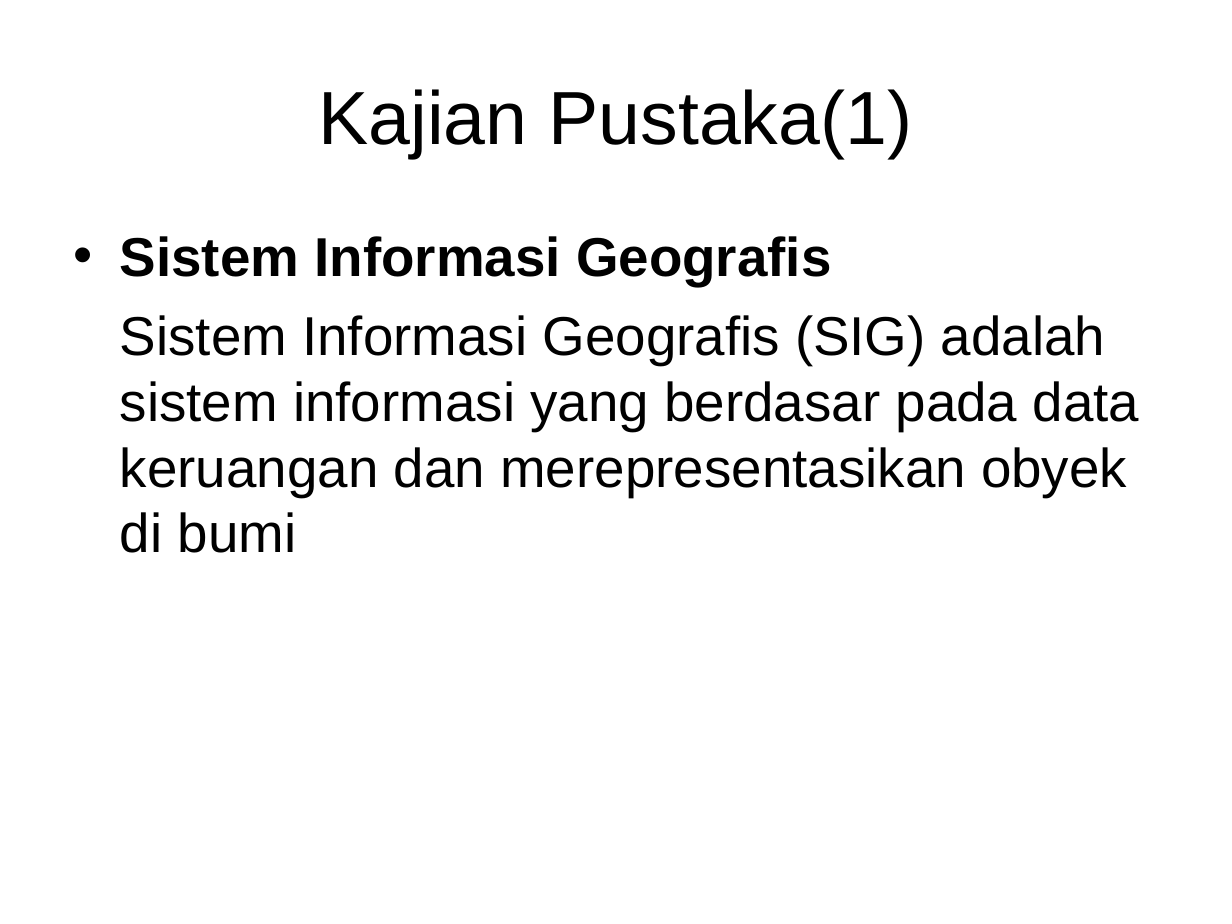
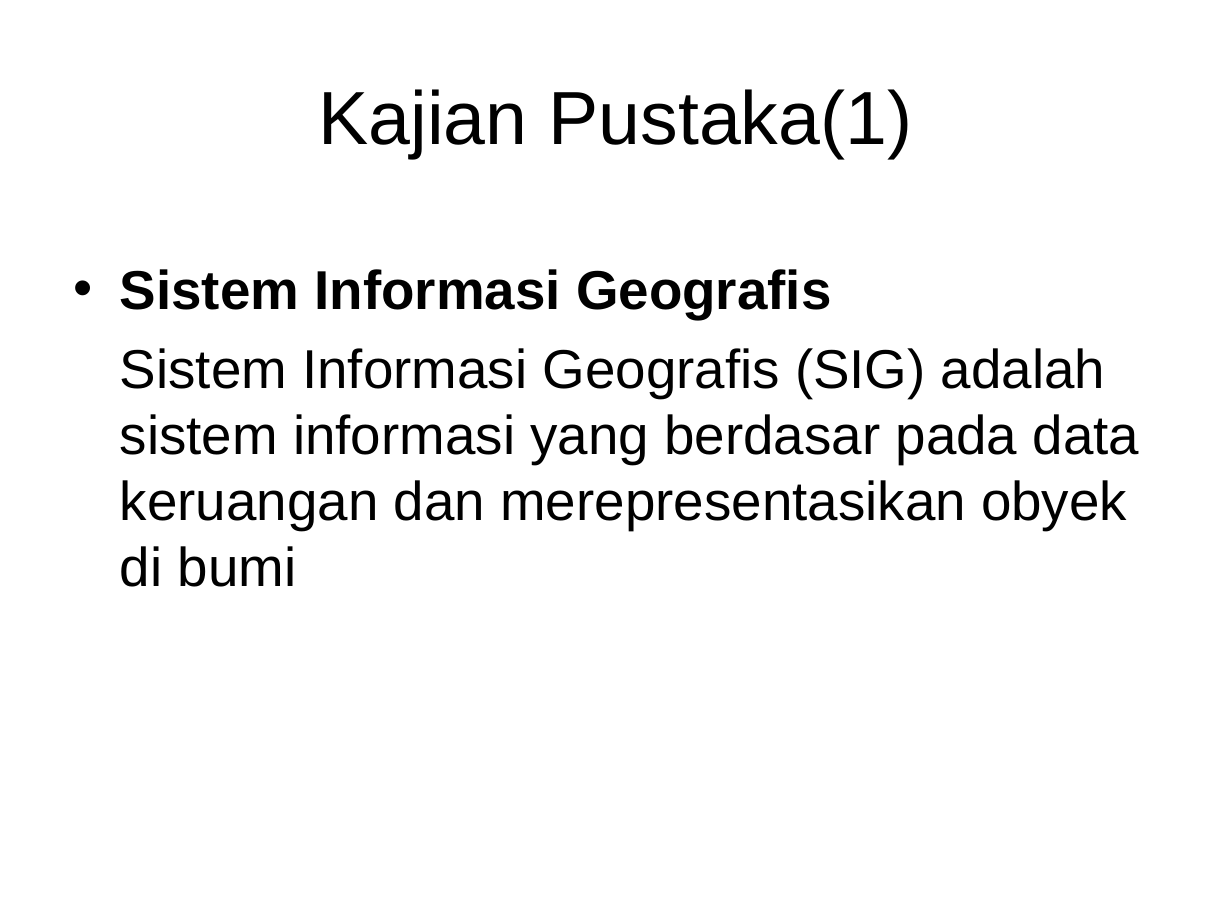
Before and after one commit to haydiru/nothingSpesial, a slide deck: slide 6 of seminar.ppt. Drawn at 1232x924 pixels with LibreOffice and Linux fonts; fonts in the diff are those of the drawing; background and template pictures are left out. Boxes give left, top, right and bottom in pixels: in the first picture for what was removed or moved away, otherwise in the second. Text is boxed around its words. In the diff, an @@ line names an element or a change of style, - is before the commit and + after.

```diff
--- a/seminar.ppt
+++ b/seminar.ppt
@@ text "Sistem Informasi Geografis": place and size @@
-text "Sistem Informasi Geografis" at box(120, 236, 1140, 553)
+text "Sistem Informasi Geografis" at box(120, 269, 1140, 587)
```
Also in this commit, not shown: 8 other slides changed.
